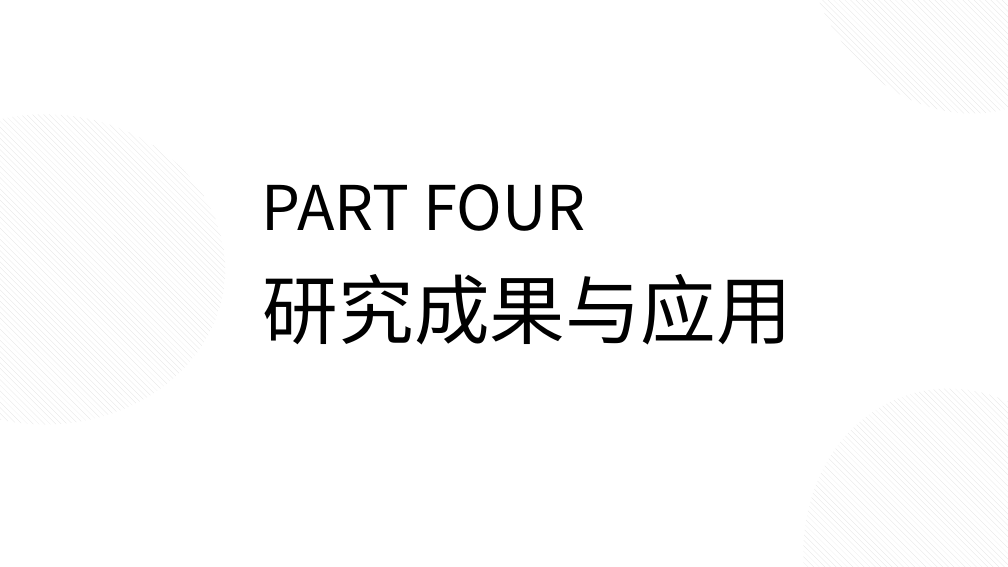
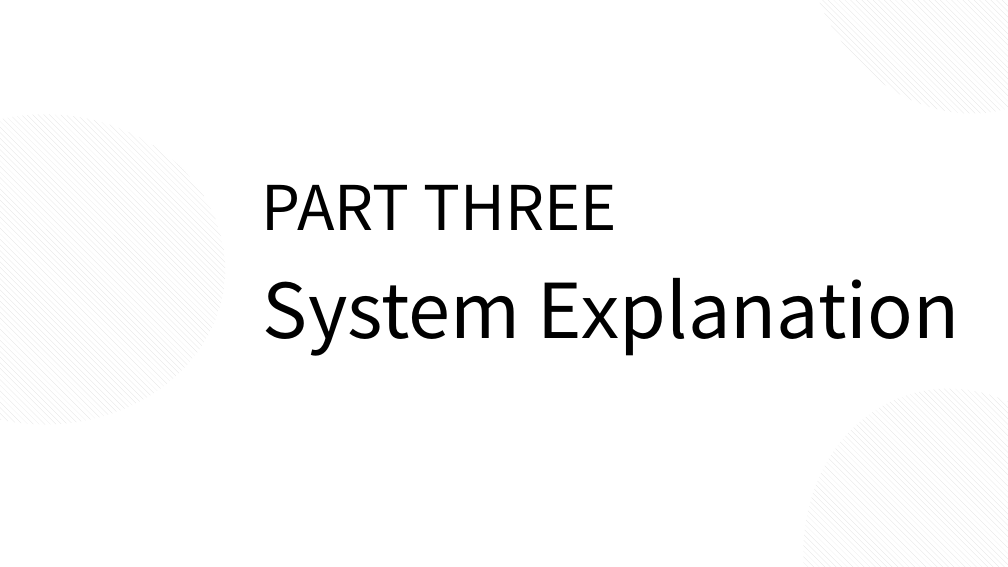
Before and after one commit to JannLeo/Summary-of-learning-experience, a slide deck: slide 13 of master/Modern Industry Practice/Phase2/毕业答辩 (09)---.pptx. Drawn at 1008x567 pixels with LibreOffice and Linux fonts; fonts in the diff are those of the drawing. Boxes give left, top, right and bottom in pixels: in the first picture for what was removed or moved away, otherwise in the second. Text is boxed around its words. In the diff, an @@ line names an element or a change of style, - is before the commit and + after.

```diff
--- a/master/Modern Industry Practice/Phase2/毕业答辩 (09)---.pptx
+++ b/master/Modern Industry Practice/Phase2/毕业答辩 (09)---.pptx
@@ text at <box>262,185,616,230</box>: text changed @@
-PART FOUR
+PART THREE
@@ text at <box>263,277,959,356</box>: text changed @@
-研究成果与应用
+System Explanation
```
Also in this commit, not shown: 1 slide added, 2 other files.
